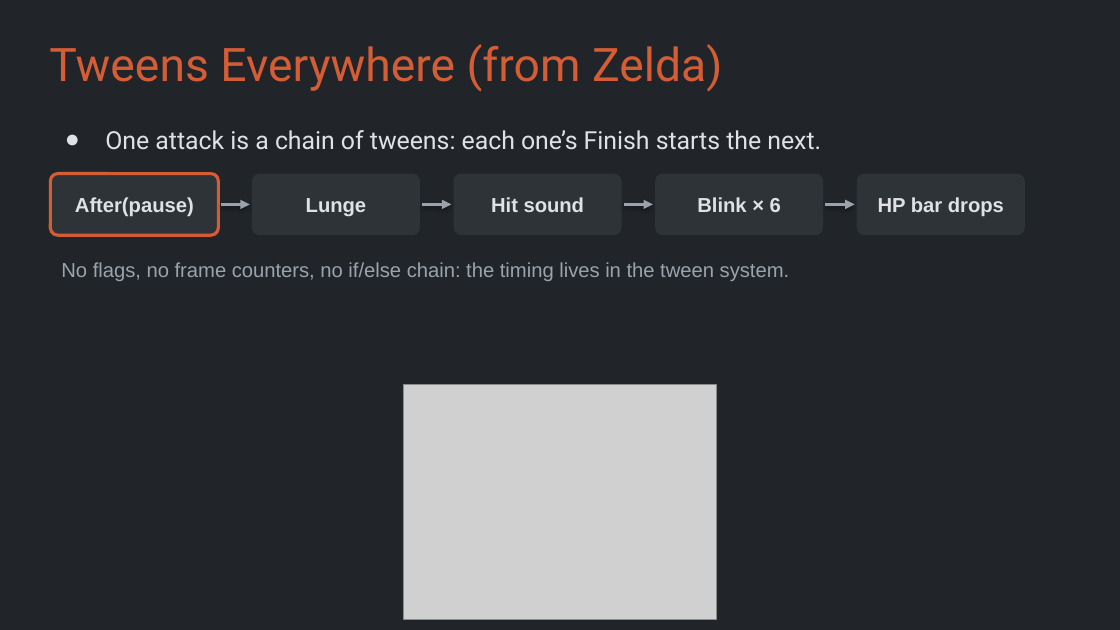
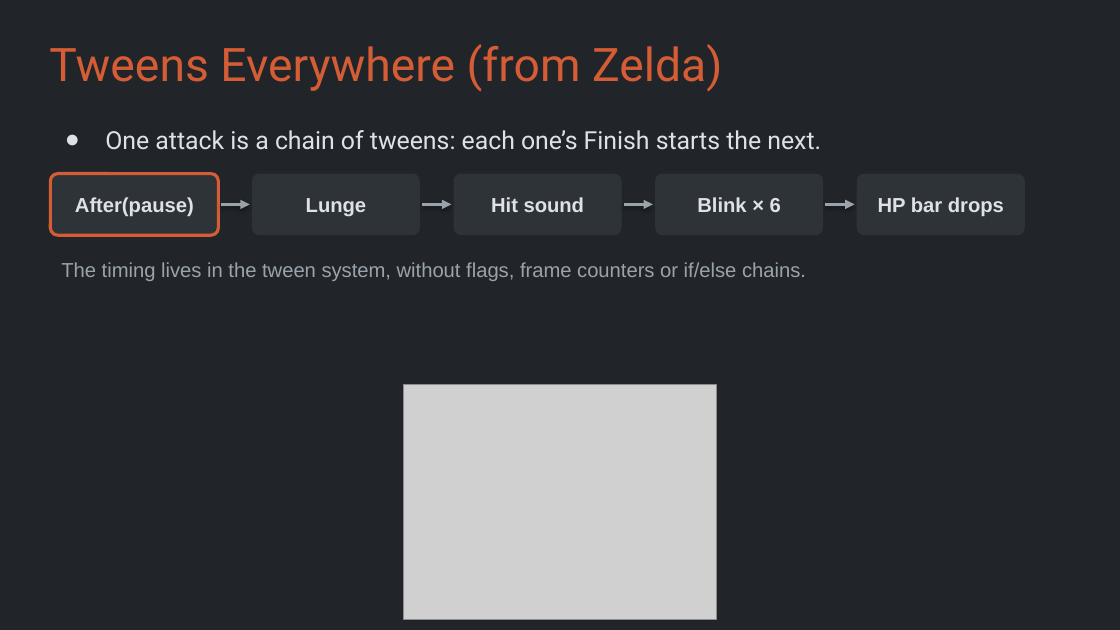
Before and after one commit to Metamate/gar, a slide deck: slide 12 of slides/10 Pokemon.pptx. Drawn at 1120x630 pixels with LibreOffice and Linux fonts; fonts in the diff are those of the drawing; grey boxes stand for pictures. Boxes give left, top, right and bottom in pixels: in the first picture for what was removed or moved away, otherwise in the second. Text is boxed around its words. In the diff, an @@ line names an element or a change of style, - is before the commit and + after.

```diff
--- a/slides/10 Pokemon.pptx
+++ b/slides/10 Pokemon.pptx
@@ text at [61,262,806,281]: text changed @@
-No flags, no frame counters, no if/else chain: the timing lives in the tween system.
+The timing lives in the tween system, without flags, frame counters or if/else chains.
```
Also in this commit, not shown: 2 other slides changed, 11 other files.
